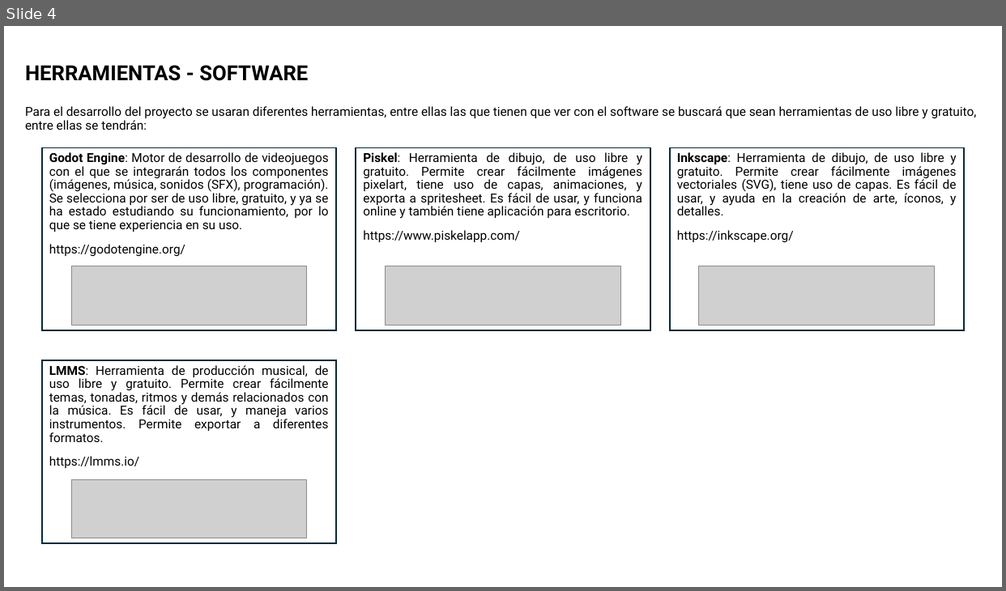
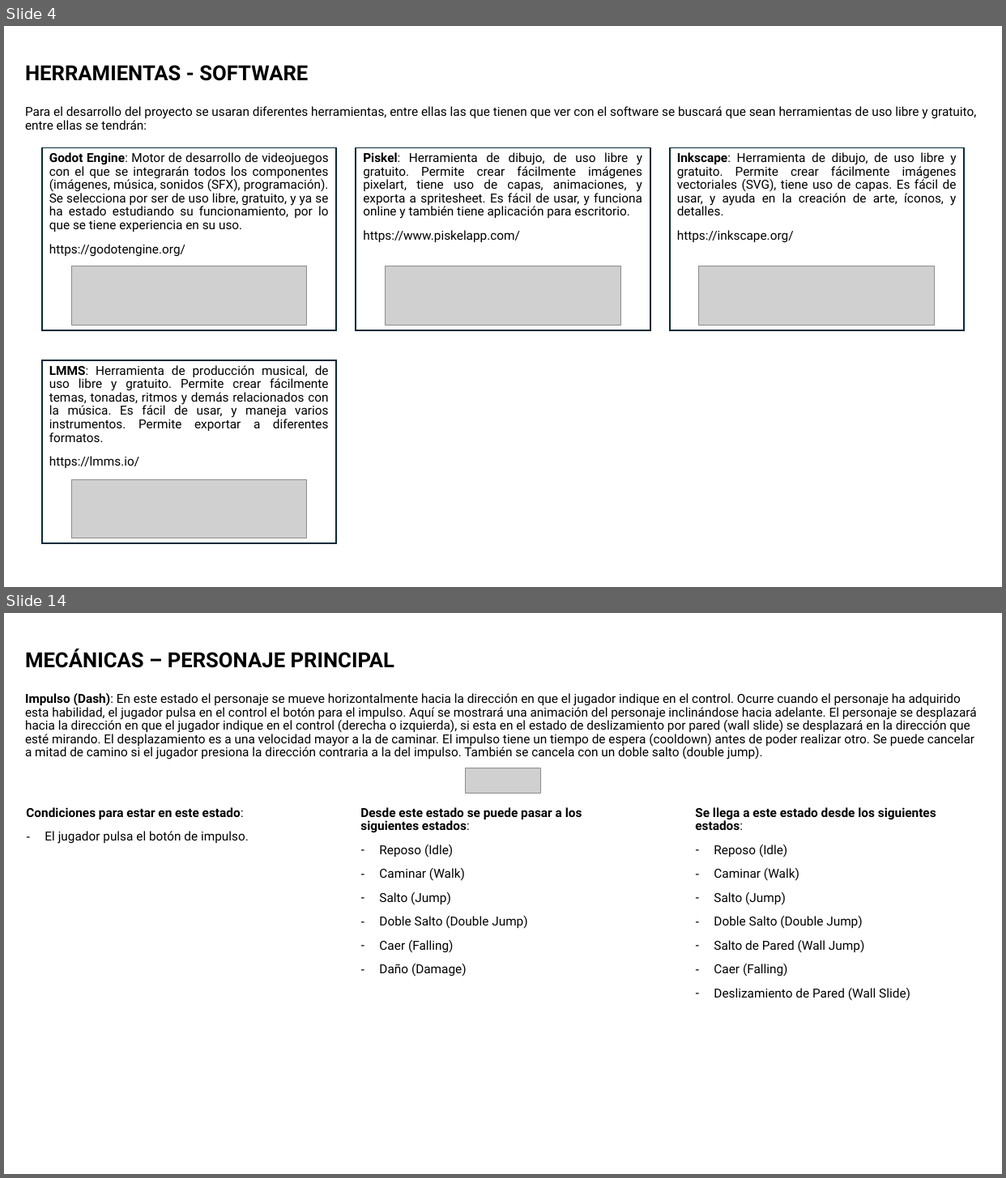
Before and after one commit to gaitanivan/Platformer-Game, a slide deck: docs/DOCUMENTO DE DISEÑO.pptx. Shown one above the other, each under a label of ours: slide 4 before the commit, slides 4 and 14 after it; the slides between them are not shown. The pictures are 1006x591 and 1006x1178 pixels, drawn with LibreOffice and Linux fonts; fonts in the diff are those of the drawing; grey boxes stand for pictures. Boxes give left, top, right and bottom in pixels: in the first picture for what was removed or moved away, otherwise in the second. Text is boxed around its words. In the diff, an @@ line names an element or a change of style, - is before the commit and + after.

```diff
--- a/docs/DOCUMENTO DE DISEÑO.pptx
+++ b/docs/DOCUMENTO DE DISEÑO.pptx
@@ slide 14 added at [4, 613, 1002, 1174], background #FFFFFF @@
@@ title added at [25, 649, 394, 668], 20 pt, text #000000, bold @@
+MECÁNICAS – PERSONAJE PRINCIPAL
@@ text added at [25, 693, 977, 760], 12 pt, text #000000 @@
+Impulso (Dash): En este estado el personaje se mueve horizontalmente hacia la dirección en que el jugador indique en el control. Ocurre cuando el personaje ha adquirido esta habilidad, el jugador pulsa en el control el botón para el impulso. Aquí se mostrará una animación del personaje inclinándose hacia adelante. El personaje se desplazará hacia la dirección en que el jugador indique en el control (derecha o izquierda), si esta en el estado de deslizamiento por pared (wall slide) se desplazará en la dirección que esté mirando. El desplazamiento es a una velocidad mayor a la de caminar. El impulso tiene un tiempo de espera (cooldown) antes de poder realizar otro. Se puede cancelar a mitad de camino si el jugador presiona la dirección contraria a la del impulso. También se cancela con un doble salto (double jump).
@@ picture added at [466, 768, 541, 793] @@
@@ text added at [26, 807, 249, 844], 12 pt, text #000000, bold @@
+Condiciones para estar en este estado:
+– El jugador pulsa el botón de impulso.
@@ text added at [360, 807, 582, 977], 12 pt, text #000000 @@
+Desde este estado se puede pasar a los siguientes estados:
+– Reposo (Idle)
+– Caminar (Walk)
+– Salto (Jump)
+– Doble Salto (Double Jump)
+– Caer (Falling)
+– Daño (Damage)
@@ text added at [695, 807, 936, 1001], 12 pt, text #000000 @@
+Se llega a este estado desde los siguientes estados:
+– Reposo (Idle)
+– Caminar (Walk)
+– Salto (Jump)
+– Doble Salto (Double Jump)
+– Salto de Pared (Wall Jump)
+– Caer (Falling)
+– Deslizamiento de Pared (Wall Slide)
```
Also in this commit, not shown: 1 slide changed, 11 other slides added, 25 other files.
